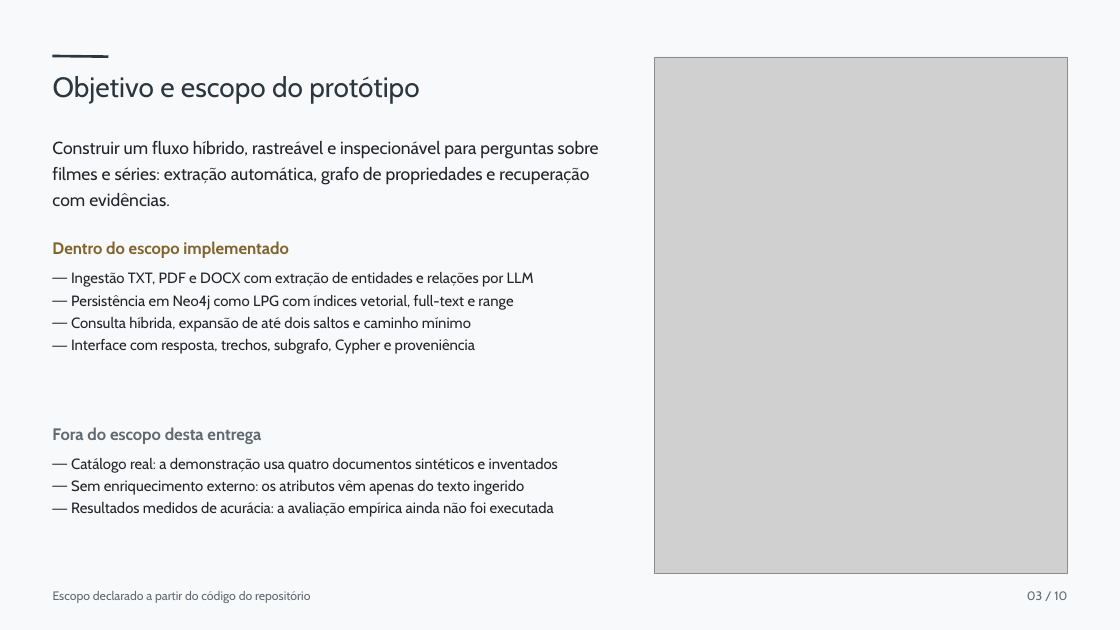
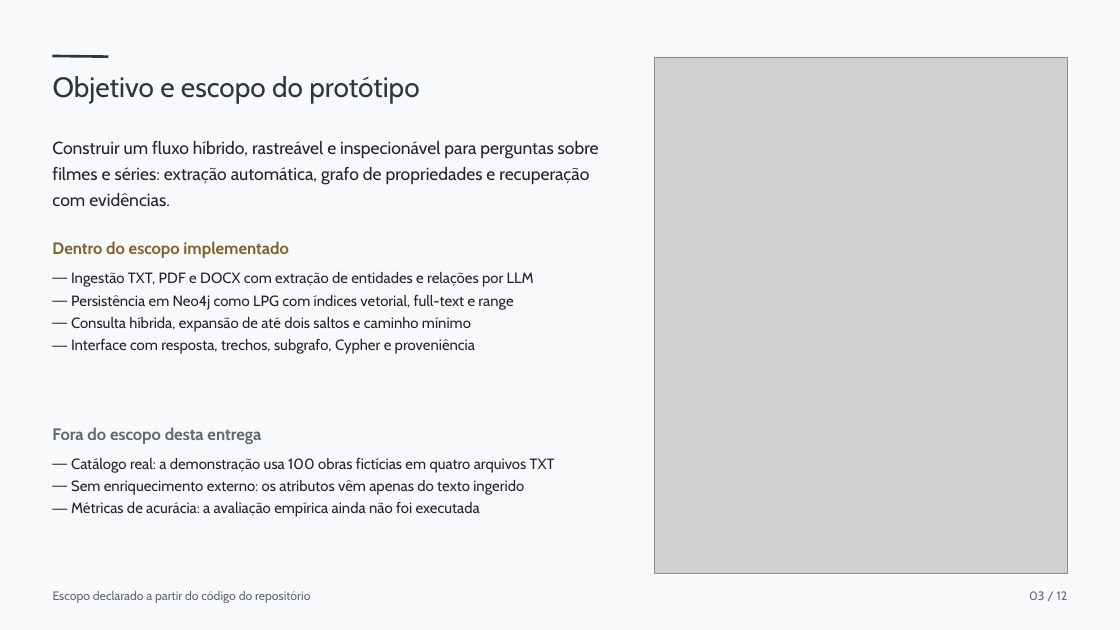
Before and after one commit to ARTHURNOBREGA1268/cinegrafo, a slide deck: slide 3 of docs/06_apresentacao_10pila.pptx. Drawn at 1120x630 pixels with LibreOffice and Linux fonts; fonts in the diff are those of the drawing; grey boxes stand for pictures. Boxes give left, top, right and bottom in pixels: in the first picture for what was removed or moved away, otherwise in the second. Text is boxed around its words. In the diff, an @@ line names an element or a change of style, - is before the commit and + after.

```diff
--- a/docs/06_apresentacao_10pila.pptx
+++ b/docs/06_apresentacao_10pila.pptx
@@ text at (x1=71, y1=458, x2=555, y2=473): text changed @@
-— Catálogo real: a demonstração usa quatro documentos sintéticos e inventados
+— Catálogo real: a demonstração usa 100 obras fictícias em quatro arquivos TXT
@@ text at (x1=71, y1=502, x2=480, y2=517): text changed @@
-— Resultados medidos de acurácia: a avaliação empírica ainda não foi executada
+— Métricas de acurácia: a avaliação empírica ainda não foi executada
@@ text at (x1=1029, y1=591, x2=1068, y2=600): text changed @@
-03 / 10
+03 / 12
```
Also in this commit, not shown: 9 other slides changed, 2 slides added.
